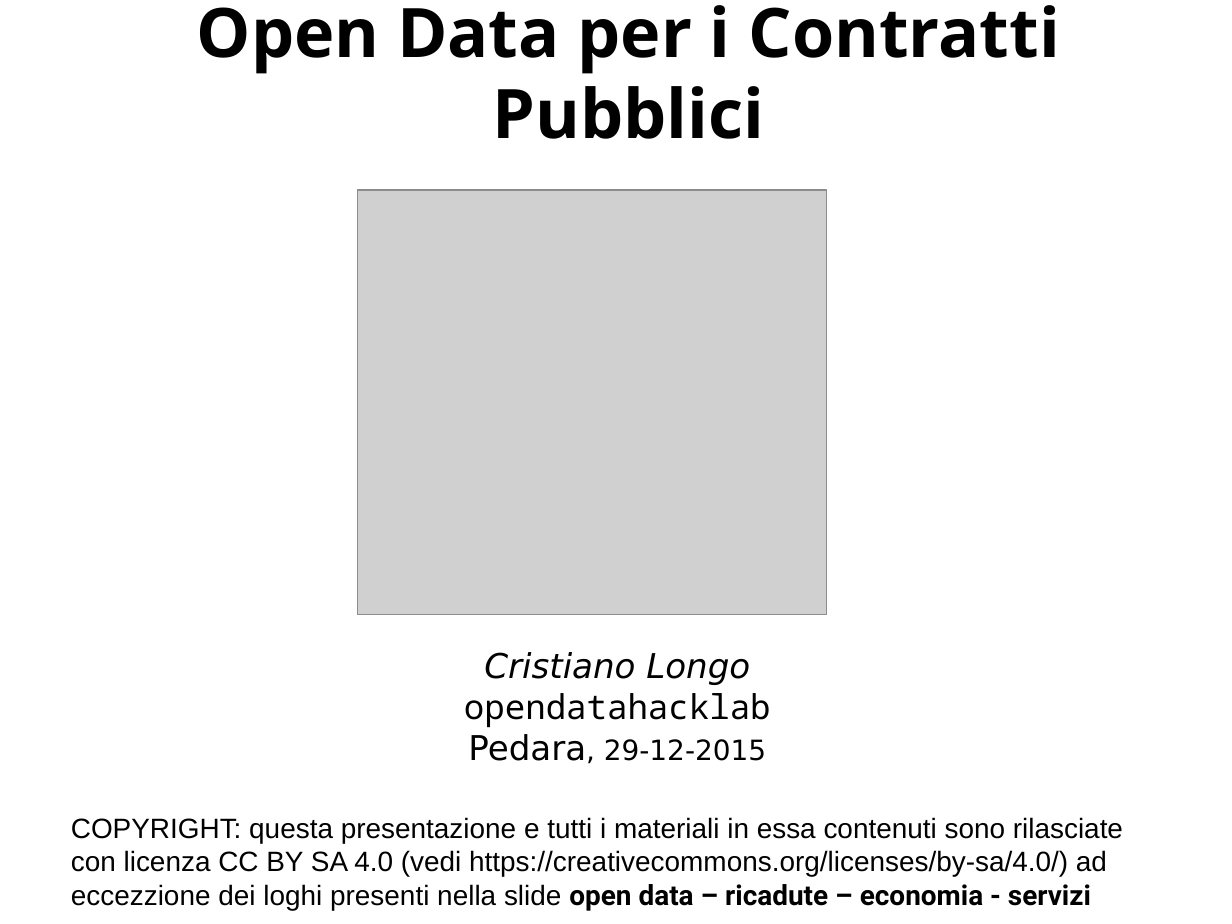
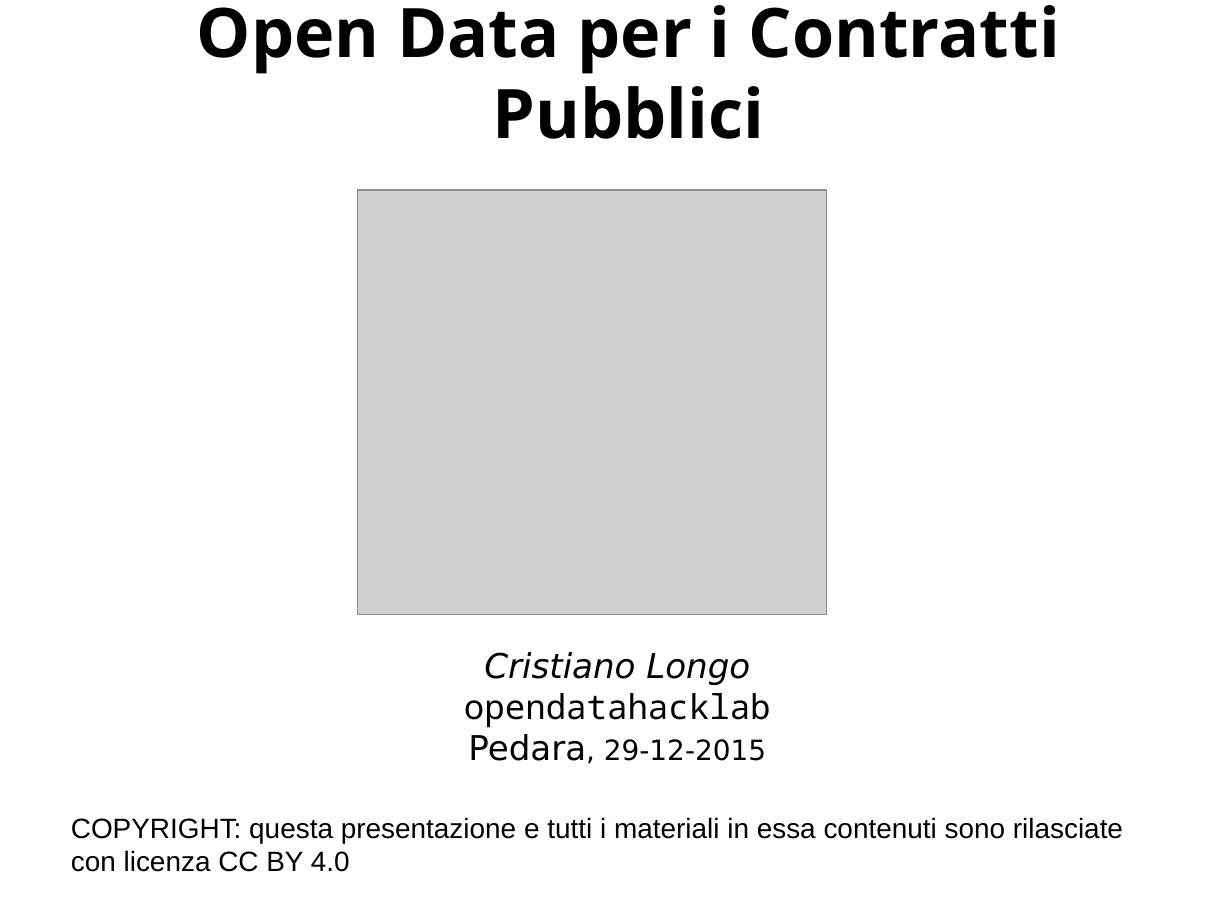
Before and after one commit to opendatahacklab/opendatahacklab.github.io, a slide deck: slide 1 of events/29Dic2015/CristianoLongo_29Dic2015.odp. Drawn at 1232x924 pixels with LibreOffice and Linux fonts; fonts in the diff are those of the drawing; grey boxes stand for pictures; background and template pictures are left out. Boxes give left, top, right and bottom in pixels: in the first picture for what was removed or moved away, otherwise in the second. Text is boxed around its words. In the diff, an @@ line names an element or a change of style, - is before the commit and + after.

```diff
--- a/events/29Dic2015/CristianoLongo_29Dic2015.odp
+++ b/events/29Dic2015/CristianoLongo_29Dic2015.odp
@@ text at <box>71,817,1123,872</box>: text changed @@
-COPYRIGHT: questa presentazione e tutti i materiali in essa contenuti sono rilasciate con licenza CC BY SA 4.0 (vedi https://creativecommons.org/licenses/by-sa/4.0/) ad eccezzione dei loghi presenti nella slide open data – ricadute – economia - servizi
+COPYRIGHT: questa presentazione e tutti i materiali in essa contenuti sono rilasciate con licenza CC BY 4.0
```
Also in this commit, not shown: 1 other slide changed, 4 slides added, 3 slides removed, 2 other files.
